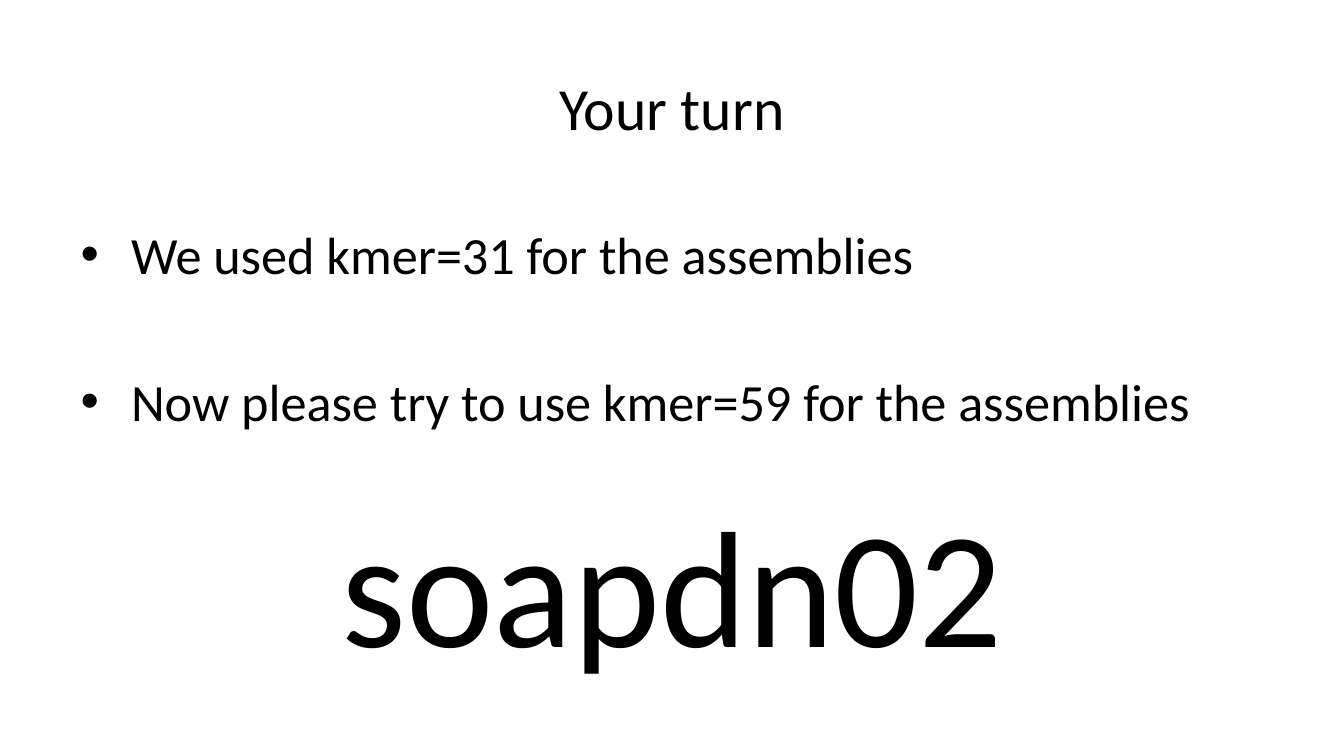
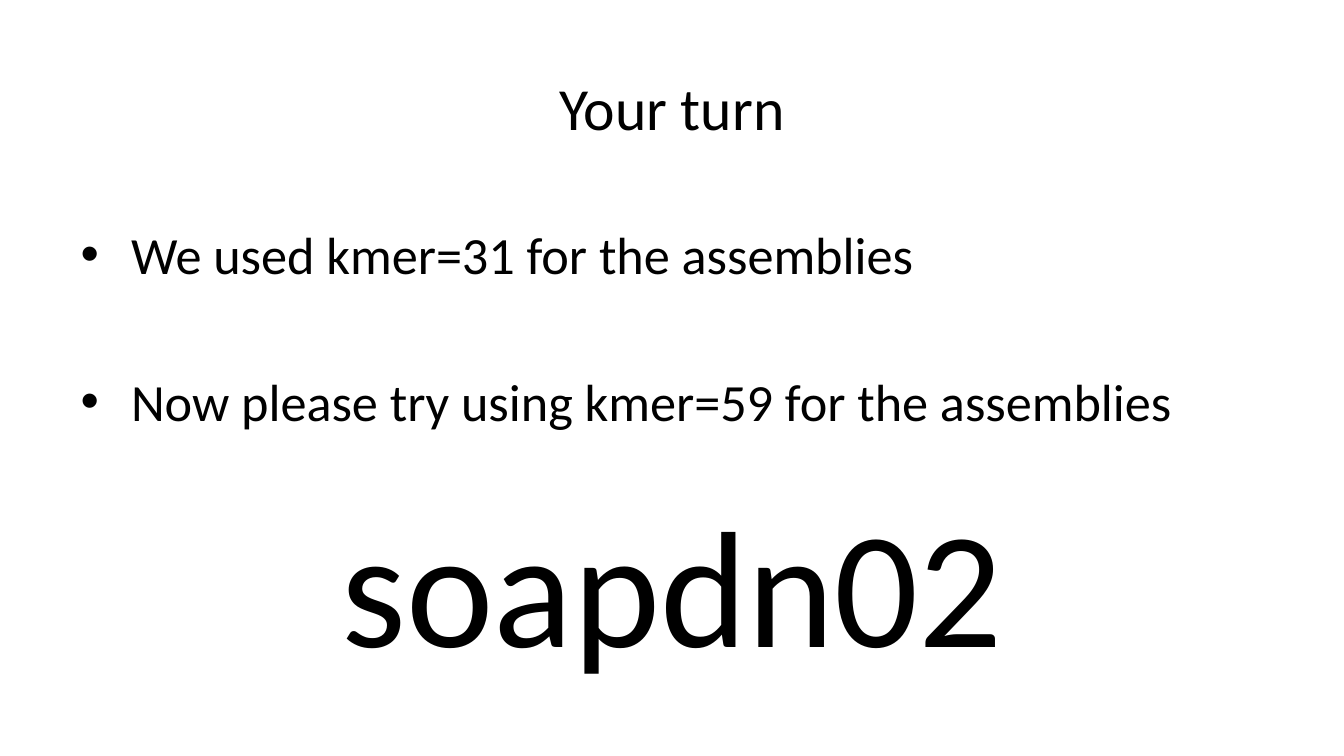
Before and after one commit to liu3zhenlab/teaching, a slide deck: slide 13 of PLPTH813Bioinformatis/2025/2_lab/lab12_assembly.pptx (slide 12 before the commit). Drawn at 1344x756 pixels with LibreOffice and Linux fonts; fonts in the diff are those of the drawing. Boxes give left, top, right and bottom in pixels: in the first picture for what was removed or moved away, otherwise in the second. Text is boxed around its words. In the diff, an @@ line names an element or a change of style, - is before the commit and + after.

```diff
--- a/PLPTH813Bioinformatis/2025/2_lab/lab12_assembly.pptx
+++ b/PLPTH813Bioinformatis/2025/2_lab/lab12_assembly.pptx
@@ text at (x1=131, y1=384, x2=1171, y2=430): text changed @@
-• Now please try to use kmer=59 for the assemblies
+• Now please try using kmer=59 for the assemblies
```
Also in this commit, not shown: 3 other slides changed, 1 slide added, 1 other file.
